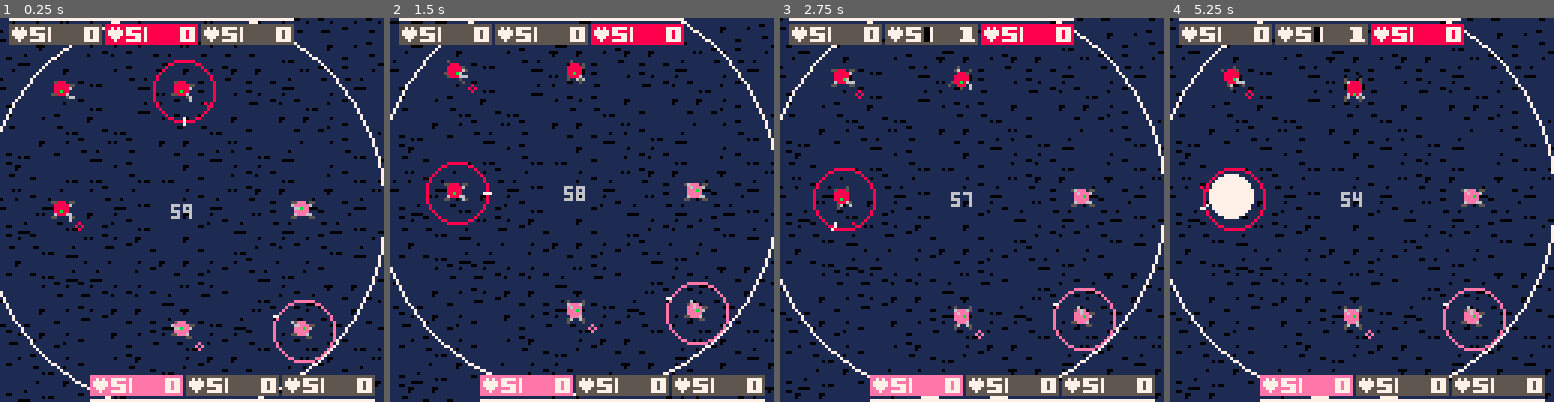
Above: before the commit, frames 1-4 (left to right).
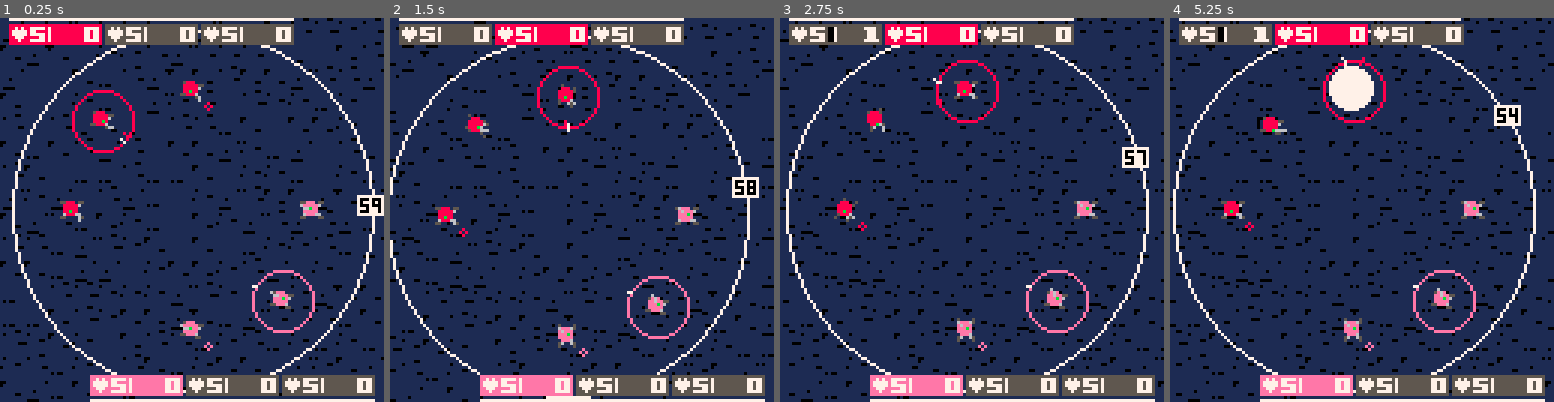
Above: after the commit, the same moments.

Repository: catnipped/pico1
Game: PICO-8 cartridge pico1.p8
Same seed, same stepped clock (60 frames per second), same inputs: the game is played once before the commit and once after it.
Inputs:
- Up to frame 1 (0.25 s): no input
- Up to frame 2 (1.5 s): tap X (X key) at 0.33, 1.07 s; tap O (Z key) at 0.7 s
- Up to frame 3 (2.75 s): hold Right 1.6-2.1 s; tap O (Z key) at 1.7, 2.1, 2.5 s; tap X (X key) at 1.85 s; hold Up 2.15-2.42 s; hold Right from 2.47 s (still down)
- Up to frame 4 (5.25 s): tap O (Z key) every 0.4 s from 2.9 to 4.9 s; tap X (X key) at 2.97, 4.08, 5.2 s; release Right at 3.03 s; hold Left 3.08-3.58 s; hold Down 3.63-3.97 s; hold Right 4.02-4.68 s; hold Up 4.73-5.03 s; hold Left from 5.08 s (still down)

The runs differ from the first frame. In frame 1, 18% of the frame differs, in the area x 0-100%, y 0-100%; in frame 2, 18%; in frame 3, 18%; in frame 4, 20%.

Commit message:
countdown timer

Diff:
--- a/pico1.p8
+++ b/pico1.p8
@@ -7,7 +7,7 @@
 center = {}
 center.x = 64
 center.y = 64
-arena = 67
+arena = 60
 sprite = 8
 maintimer = 60 * 30
 freeze = 0
@@ -545,8 +545,8 @@
     carspawn(x,p2)
   end
 
-  car[1].x = center.x -40
-  car[1].y = center.y -40
+  car[1].x = center.x -30
+  car[1].y = center.y -30
   car[1].dir = -0.125
   car[2].x = center.x
   car[2].y = center.y -40
@@ -555,8 +555,8 @@
   car[3].y = center.y
   car[3].dir = -0.25
 
-  car[4].x = center.x +40
-  car[4].y = center.y +40
+  car[4].x = center.x +30
+  car[4].y = center.y +30
   car[4].dir = -0.675
   car[5].x = center.x
   car[5].y = center.y +40
@@ -565,7 +565,7 @@
   car[6].y = center.y
   car[6].dir = 0.25
 
-  car[2].active = true
+  car[1].active = true
   car[4].active = true
 
 
@@ -662,7 +662,7 @@
   end
   -- sudden death
   maintimer -= 1
-  if arena > 30 then
+  if arena > 25 then
     if maintimer <= 0 then arena -= 0.03 end
   end
   -- winners!
@@ -699,11 +699,6 @@
   for x=1,6 do
     tracks(car[x])
   end
-  if maintimer >= 0 then
-    print(flr(maintimer/30),center.x-4,center.y-2,6)
-  else
-    print("!",center.x-4,center.y-2,5)
-  end
 
   for x=1,6 do
     cardraw(car[x])
@@ -711,6 +706,17 @@
       death_anim(car[x])
     end
   end
+  if maintimer < 0 then
+    if every(3,14) == true then
+      circ(center.x,center.y,arena+3,5)
+    end
+    if every(3,16) == true then
+      circ(center.x,center.y,arena+2,6)
+    end
+    if every(3,18) == true then
+      circ(center.x,center.y,arena+1,6)
+    end
+  end
   circ(center.x,center.y,arena,7)
   camera(cam.x,cam.y)
   for x = 1,3 do
@@ -721,6 +727,21 @@
   end
   drawshield(cam.x+3,cam.y,p1)
   drawshield(cam.x+30,cam.y+127,p2)
+
+  if maintimer >= 0 then
+    local x = center.x+arena*sin(maintimer/1800-0.25)
+    local y = center.y+arena*cos(maintimer/1800-0.25)
+
+    if x < cam.x+5 then x = cam.x+5 elseif x > cam.x+123 then x = cam.x+123 end
+    if y < cam.y+13 then y = cam.y+13 elseif y > cam.y+114 then y = cam.y+114 end
+    rectfill(x-4,y-3,x+4,y+3,7)
+    if maintimer/30 >= 10 then
+      print(flr(maintimer/30),x-3,y-2,0)
+    else
+      print("0" .. flr(maintimer/30),x-3,y-2,0)
+    end
+  end
+
 
   if p1.winner == true then
     local y = 62
Not shown, changed: todo.md
